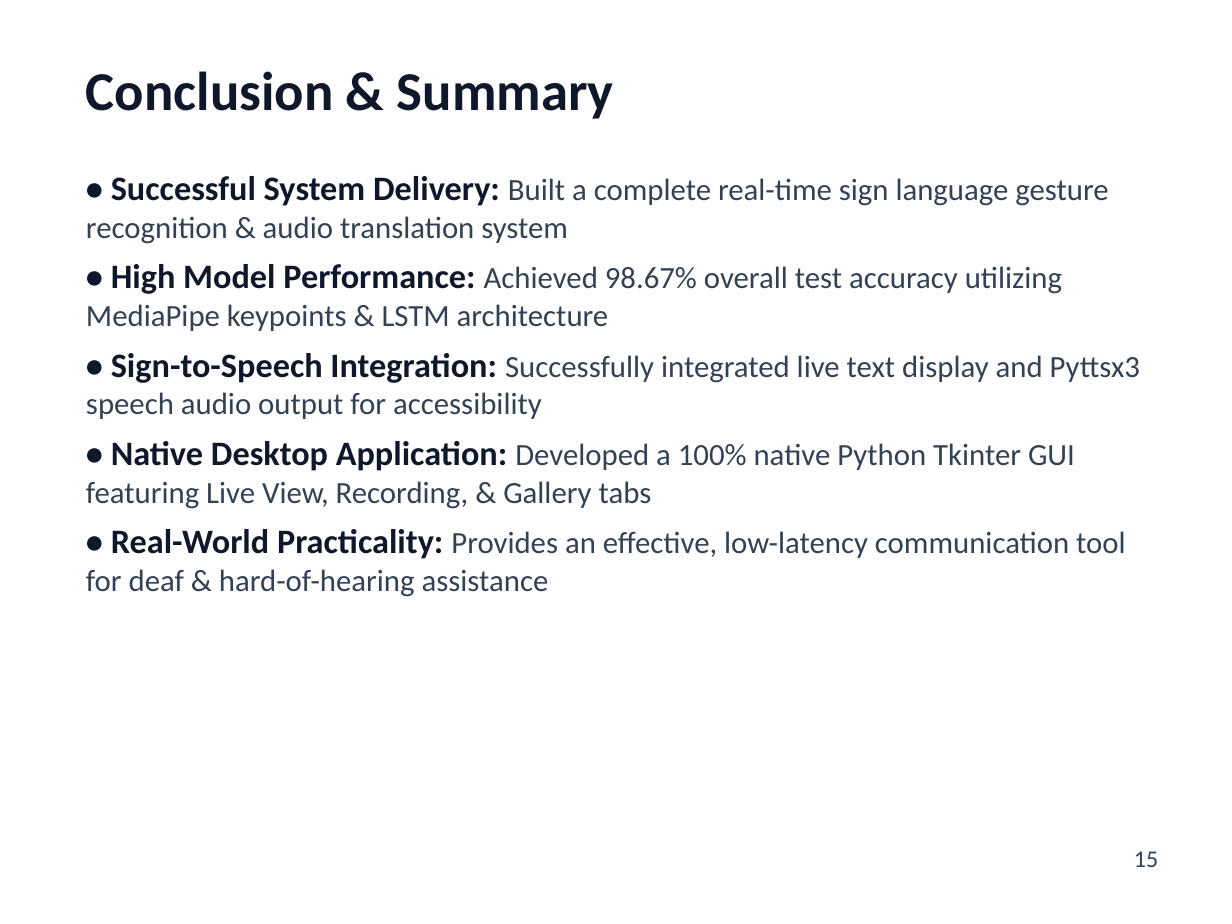
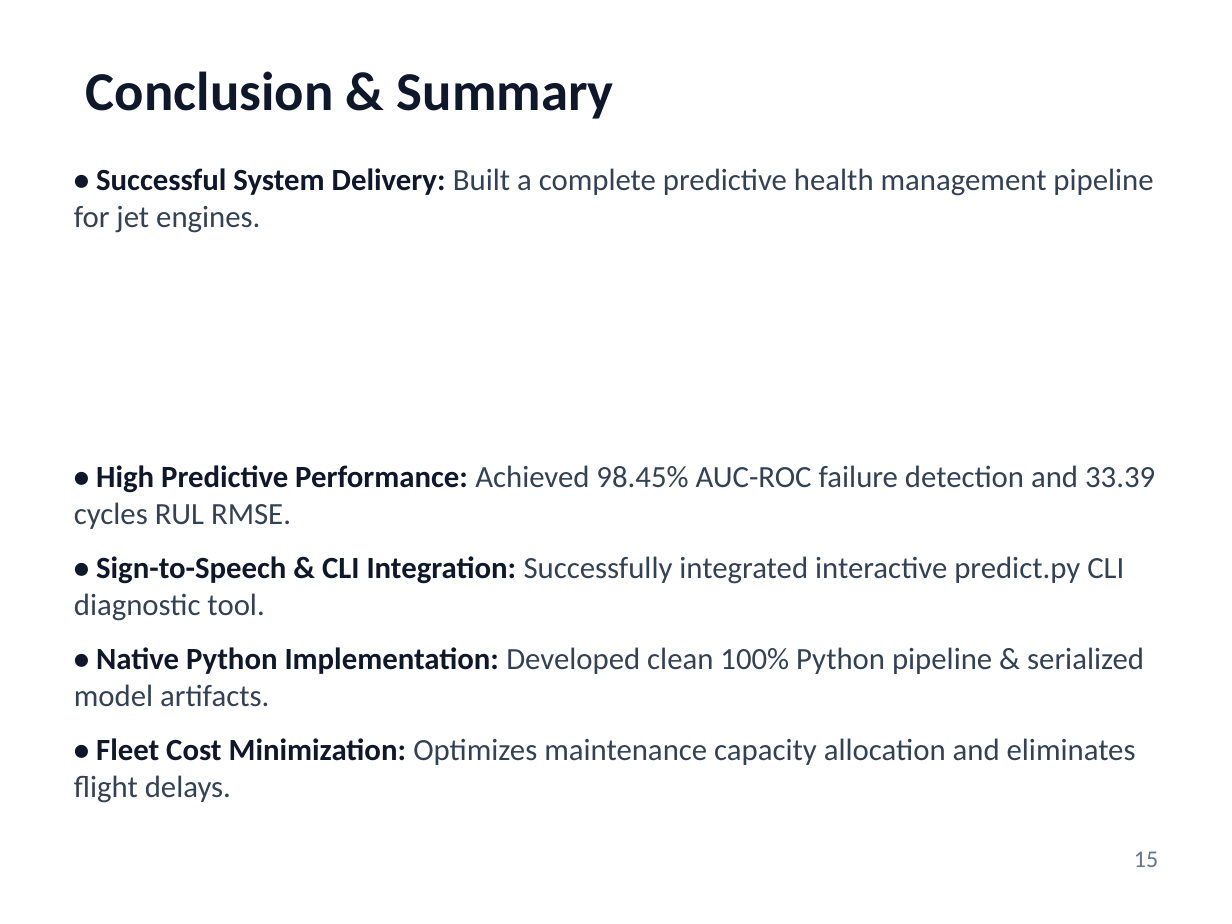
Before and after one commit to PiyushTiwari2051/Predictive-Master, a slide deck: slide 15 of Internship Presentation PPTs Template Final.pptx. Drawn at 1232x924 pixels with LibreOffice and Linux fonts; fonts in the diff are those of the drawing. Boxes give left, top, right and bottom in pixels: in the first picture for what was removed or moved away, otherwise in the second. Text is boxed around its words. In the diff, an @@ line names an element or a change of style, - is before the commit and + after.

```diff
--- a/Internship Presentation PPTs Template Final.pptx
+++ b/Internship Presentation PPTs Template Final.pptx
@@ text at (x1=74, y1=168, x2=1155, y2=803): text changed @@
-• Successful System Delivery: Built a complete real-time sign language gesture recognition & audio translation system
-• High Model Performance: Achieved 98.67% overall test accuracy utilizing MediaPipe keypoints & LSTM architecture
-• Sign-to-Speech Integration: Successfully integrated live text display and Pyttsx3 speech audio output for accessibility
-• Native Desktop Application: Developed a 100% native Python Tkinter GUI featuring Live View, Recording, & Gallery tabs
-• Real-World Practicality: Provides an effective, low-latency communication tool for deaf & hard-of-hearing assistance
+• Successful System Delivery: Built a complete predictive health management pipeline for jet engines.
+• High Predictive Performance: Achieved 98.45% AUC-ROC failure detection and 33.39 cycles RUL RMSE.
+• Sign-to-Speech & CLI Integration: Successfully integrated interactive predict.py CLI diagnostic tool.
+• Native Python Implementation: Developed clean 100% Python pipeline & serialized model artifacts.
+• Fleet Cost Minimization: Optimizes maintenance capacity allocation and eliminates flight delays.
@@ text "15" at (x1=1134, y1=851, x2=1158, y2=867): text colour #334155 to #64748B @@
```
Also in this commit, not shown: 15 other slides changed, 1 slide added, 1 slide removed, 1 other file.
